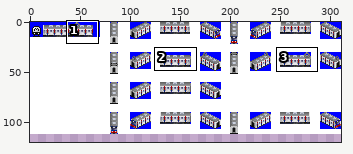
Two versions of one sprite sheet, src/metro/seoul_metro_1/1K_RHEO_LAST_2.png. The first picture is a wide view before the edit; the outline marks the close-up.
Close-up. Before the commit:
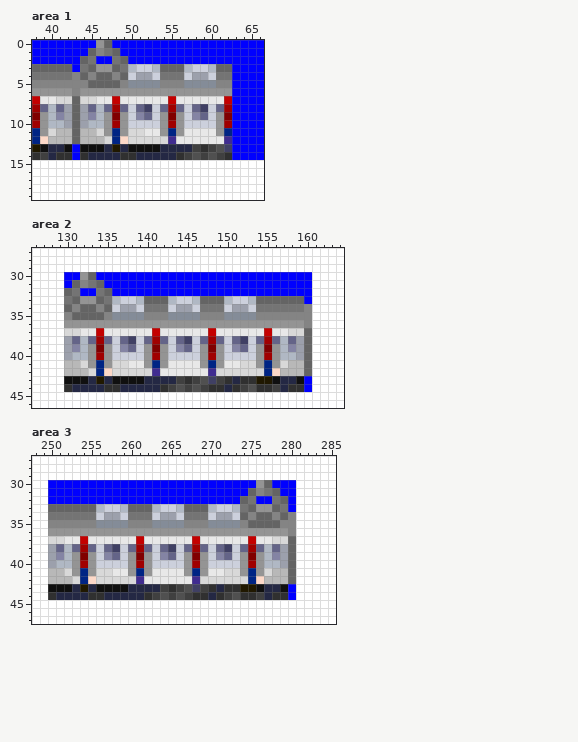
The file is 311x112 pixels. Colours within 5 levels of each other are drawn and written as one. Shown: area 1: x 38..66, y 0..19; area 2: x 126..164, y 27..46; area 3: x 248..285, y 27..47. The old version is drawn lined up with the new one, on the new canvas. The commit also changed other parts of the picture, which this record leaves out.
The result:
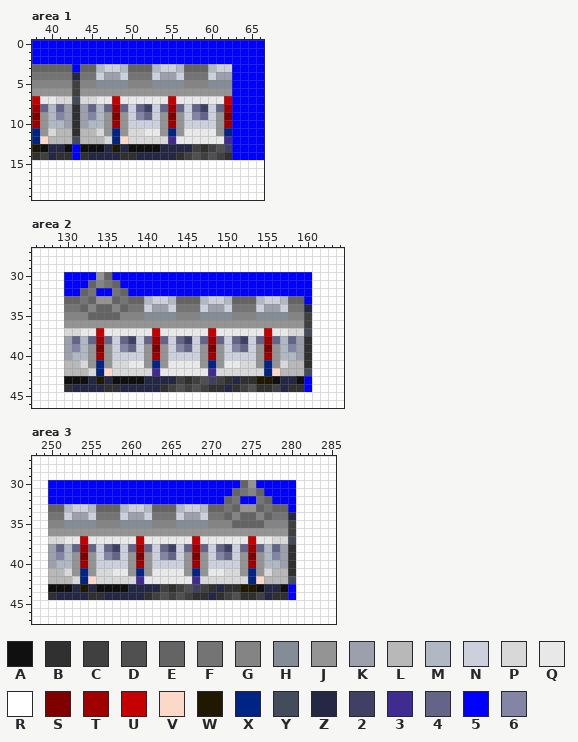
Palette (. is transparent): A #101010  B #303030  C #404040  D #505050  E #646464  F #747474  G #848484  H #848c98  J #949494  K #9ca0ac  L #b8b8b8  M #b0b8c4  N #ccd0dc  P #d8d8d8  Q #e8e8e8  R #ffffff  S #800000  T #a00000  U #c40000  V #fcd8c8  W #201800  X #002484  Y #444c5c  Z #242844  2 #404064  3 #402c90  4 #646488  5 #0000ff  6 #8484a4
Diff:
{"change": "canvas 311x112 -> 311x120"}
{"where": "area 1"}
{"y":0,"x":46,"old":"JE","new":"55"}
{"y":1,"x":45,"old":"EGFE","new":"5555"}
{"y":2,"x":44,"old":"EF","new":"55"}
{"y":2,"x":48,"old":"FE","new":"55"}
{"y":3,"x":44,"old":"F","new":"E"}
{"y":3,"x":46,"old":"JJEFMNN","new":"MNNMEEE"}
{"y":3,"x":54,"old":"EEEMNN","new":"NNMEEE"}
{"y":3,"x":61,"old":"EE","new":"NN"}
{"y":4,"x":43,"old":"GEGEEGENKK","new":"ZFFNKKNFFF"}
{"y":4,"x":54,"old":"FFFNKK","new":"KKNFFF"}
{"y":4,"x":61,"old":"FF","new":"KK"}
{"y":5,"x":43,"old":"G","new":"C"}
{"y":5,"x":45,"old":"EEEEGHHH","new":"GHHHHGGG"}
{"y":5,"x":54,"old":"GGGHHH","new":"HHHGGG"}
{"y":5,"x":61,"old":"GG","new":"HH"}
{"y":6,"x":43,"old":"G","new":"C"}
{"y":7,"x":43,"old":"E","new":"Y"}
{"y":8,"x":43,"old":"E","new":"B"}
{"y":9,"x":43,"old":"E","new":"B"}
{"y":10,"x":43,"old":"E","new":"B"}
{"y":11,"x":43,"old":"E","new":"B"}
{"y":12,"x":43,"old":"E","new":"Y"}
{"where": "area 2"}
{"y":30,"x":132,"old":"JE55","new":"55JE"}
{"y":31,"x":131,"old":"EGFE55","new":"55EGFE"}
{"y":32,"x":130,"old":"EF55FE55","new":"55EF55FE"}
{"y":33,"x":130,"old":"F","new":"E"}
{"y":33,"x":132,"old":"JJEFMNNMEEE","new":"FEJJEFEEMNN"}
{"y":33,"x":144,"old":"NNMEEE","new":"EEEMNN"}
{"y":33,"x":151,"old":"NNMEEEE","new":"EEEMNNM"}
{"y":34,"x":130,"old":"EG","new":"FF"}
{"y":34,"x":133,"old":"EG","new":"GE"}
{"y":34,"x":136,"old":"NKKNFFF","new":"GEFFNKK"}
{"y":34,"x":144,"old":"KKNFFF","new":"FFFNKK"}
{"y":34,"x":151,"old":"KKNFFFF","new":"FFFNKKN"}
{"y":34,"x":160,"old":"G","new":"Z"}
{"y":35,"x":131,"old":"EE","new":"GG"}
{"y":35,"x":135,"old":"GHHHHGGG","new":"EEGGGHHH"}
{"y":35,"x":144,"old":"HHHGGG","new":"GGGHHH"}
{"y":35,"x":151,"old":"HHHGGGG","new":"GGGHHHH"}
{"y":35,"x":160,"old":"G","new":"C"}
{"y":36,"x":160,"old":"G","new":"C"}
{"y":37,"x":160,"old":"E","new":"Y"}
{"y":38,"x":160,"old":"E","new":"B"}
{"y":39,"x":160,"old":"E","new":"B"}
{"y":40,"x":160,"old":"E","new":"B"}
{"y":41,"x":160,"old":"E","new":"B"}
{"y":42,"x":160,"old":"E","new":"Y"}
{"where": "area 3"}
{"y":30,"x":274,"old":"55JE","new":"EJ55"}
{"y":31,"x":273,"old":"55EGFE","new":"EFGE55"}
{"y":32,"x":272,"old":"55EF55FE","new":"EF55FE55"}
{"y":33,"x":252,"old":"EEEEMNN","new":"MNNMEEE"}
{"y":33,"x":260,"old":"EEEMNN","new":"NNMEEE"}
{"y":33,"x":267,"old":"EEEMNNMFEJJ","new":"NNMEEFEJJEF"}
{"y":33,"x":279,"old":"F","new":"E"}
{"y":34,"x":252,"old":"FFFFNKK","new":"NKKNFFF"}
{"y":34,"x":260,"old":"FFFNKK","new":"KKNFFF"}
{"y":34,"x":267,"old":"FFFNKKN","new":"KKNFFEG"}
{"y":34,"x":275,"old":"GE","new":"EG"}
{"y":34,"x":278,"old":"GEG","new":"FFZ"}
{"y":35,"x":252,"old":"GGGGHHH","new":"HHHHGGG"}
{"y":35,"x":260,"old":"GGGHHH","new":"HHHGGG"}
{"y":35,"x":267,"old":"GGGHHHHG","new":"HHHGGGEE"}
{"y":35,"x":277,"old":"EE","new":"GG"}
{"y":35,"x":280,"old":"G","new":"C"}
{"y":36,"x":280,"old":"G","new":"C"}
{"y":37,"x":280,"old":"E","new":"Y"}
{"y":38,"x":280,"old":"E","new":"B"}
{"y":39,"x":280,"old":"E","new":"B"}
{"y":40,"x":280,"old":"E","new":"B"}
{"y":41,"x":280,"old":"E","new":"B"}
{"y":42,"x":280,"old":"E","new":"Y"}
{"label":"changed","picture_box":[72,40,232,144]}
{"label":"changed","picture_box":[64,272,312,376]}
{"label":"changed","picture_box":[64,480,296,584]}
